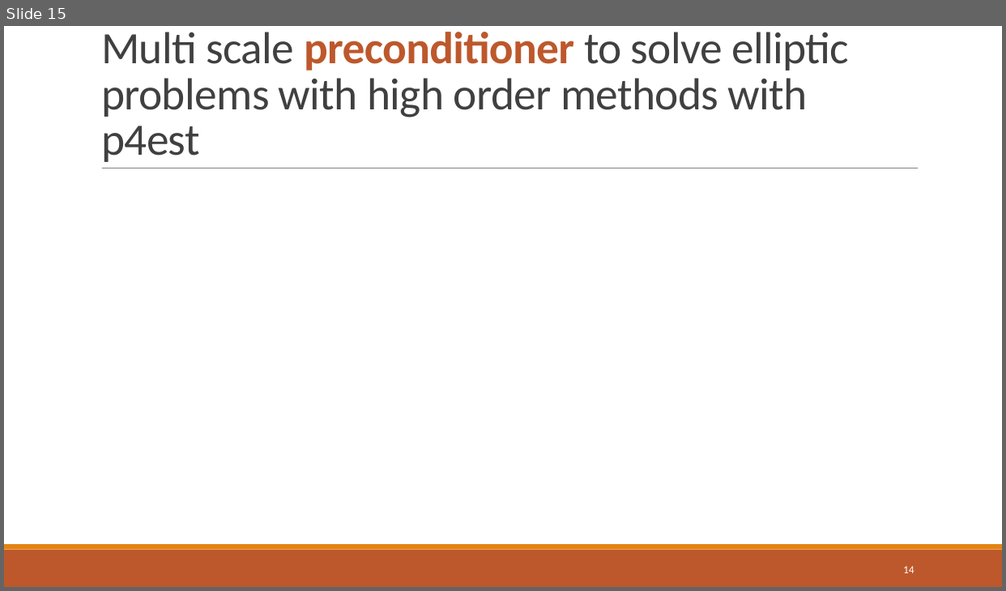
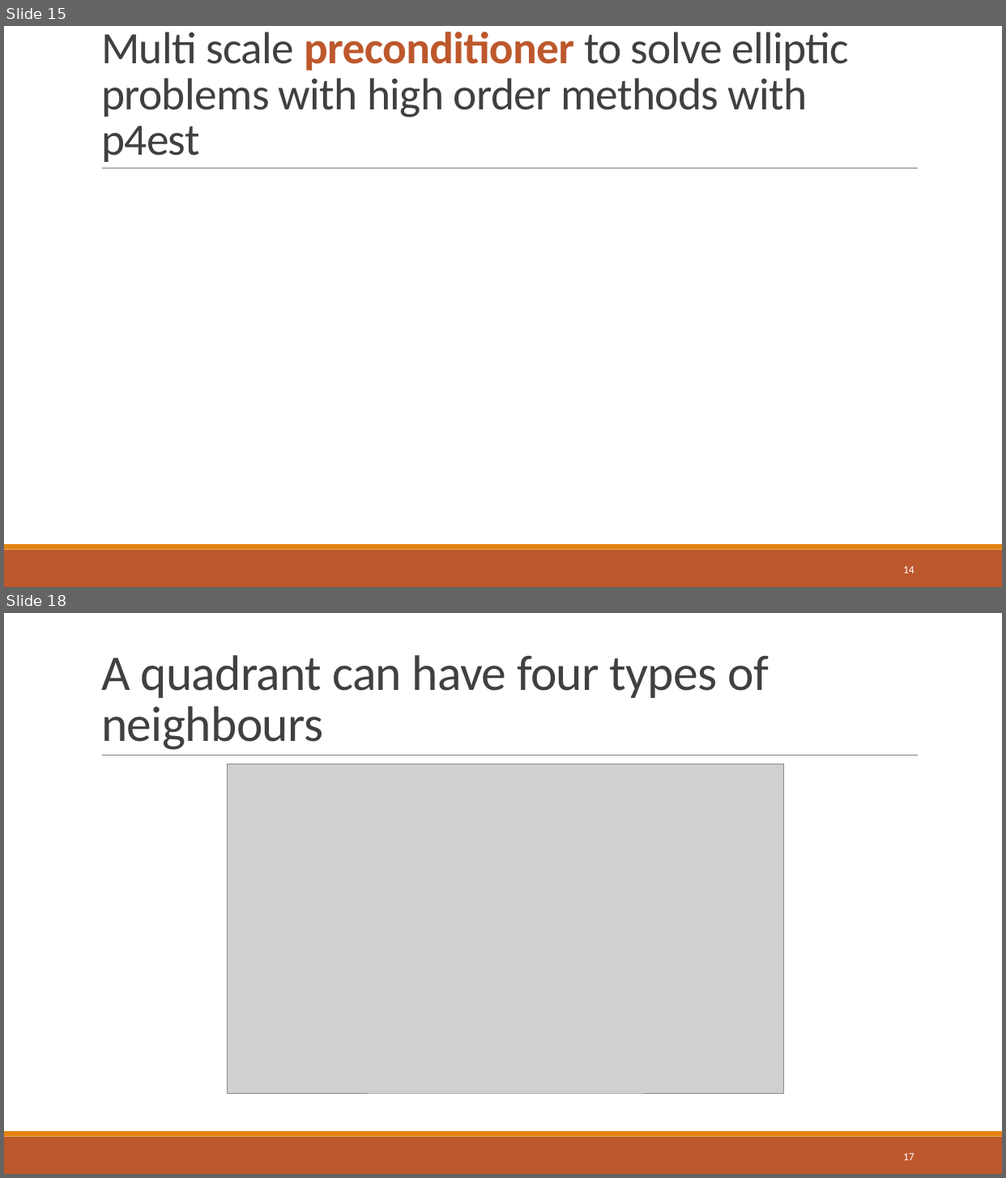
Before and after one commit to dweicker/pres, a slide deck: thesis.pptx. Shown one above the other, each under a label of ours: slide 15 before the commit, slides 15 and 18 after it; the slides between them are not shown. The pictures are 1006x591 and 1006x1178 pixels, drawn with LibreOffice and Linux fonts; fonts in the diff are those of the drawing; grey boxes stand for pictures. Boxes give left, top, right and bottom in pixels: in the first picture for what was removed or moved away, otherwise in the second. Text is boxed around its words. In the diff, an @@ line names an element or a change of style, - is before the commit and + after.

```diff
--- a/thesis.pptx
+++ b/thesis.pptx
@@ slide 18 added at <box>4,613,1002,1174</box>, background #FFFFFF; not listed: 3 template elements that a slide beside it also shows @@
@@ title added at <box>101,655,769,750</box>, 48 pt, text #404040 @@
+A quadrant can have four types of neighbours
@@ picture added at <box>227,764,784,1093</box> @@
@@ page number added at <box>903,1153,914,1161</box>, 10.5 pt, text #FFFFFF @@
+17
```
Also in this commit, not shown: 2 slides changed, 6 other slides added, 2 slides removed, 11 other files.
